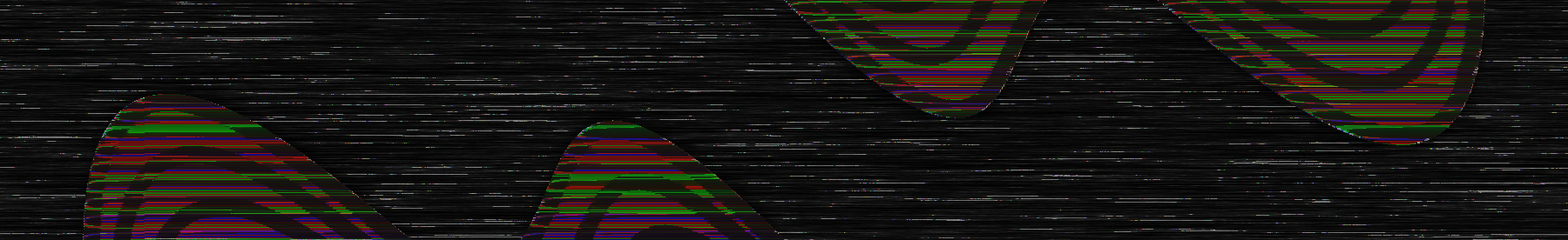
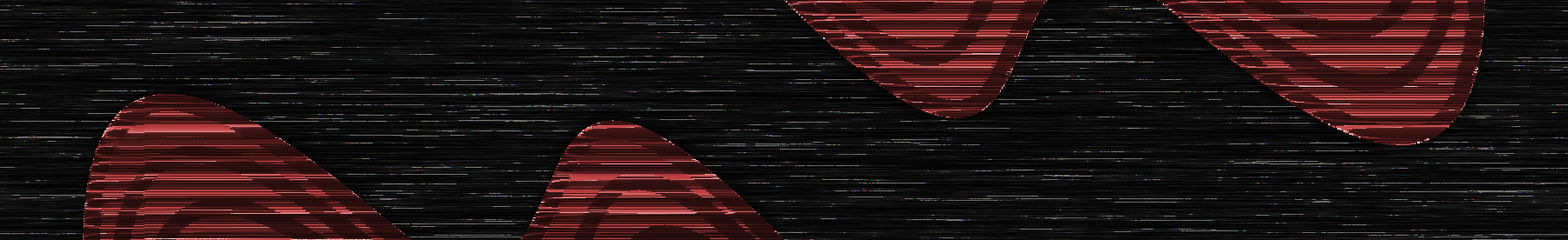
Two versions of the same layered image (1568×240). Layer-by-layer changes:
painted on "BG_left.bmp" over [29, 0, 1568, 240]
painted on "BG_left1.bmp" over [2, 0, 1568, 240]
painted on "BG_left2.bmp" over [2, 0, 1568, 240]
painted on "BG_right.bmp" over [55, 0, 1568, 240]
painted on "BG_right1.bmp" over [2, 0, 1568, 240]
painted on "BG_right2.bmp" over [2, 0, 1568, 240]
painted on "BG_clear" over [0, 0, 1568, 240]
painted on "BG_clear1.bmp" over [2, 0, 1568, 240]
painted on "BG_clear2.bmp" over [0, 0, 1568, 240]
"Paint Layer 8": opacity 35% → 40%, moved it into group "Group 4" over [0, 0, 1568, 240]
